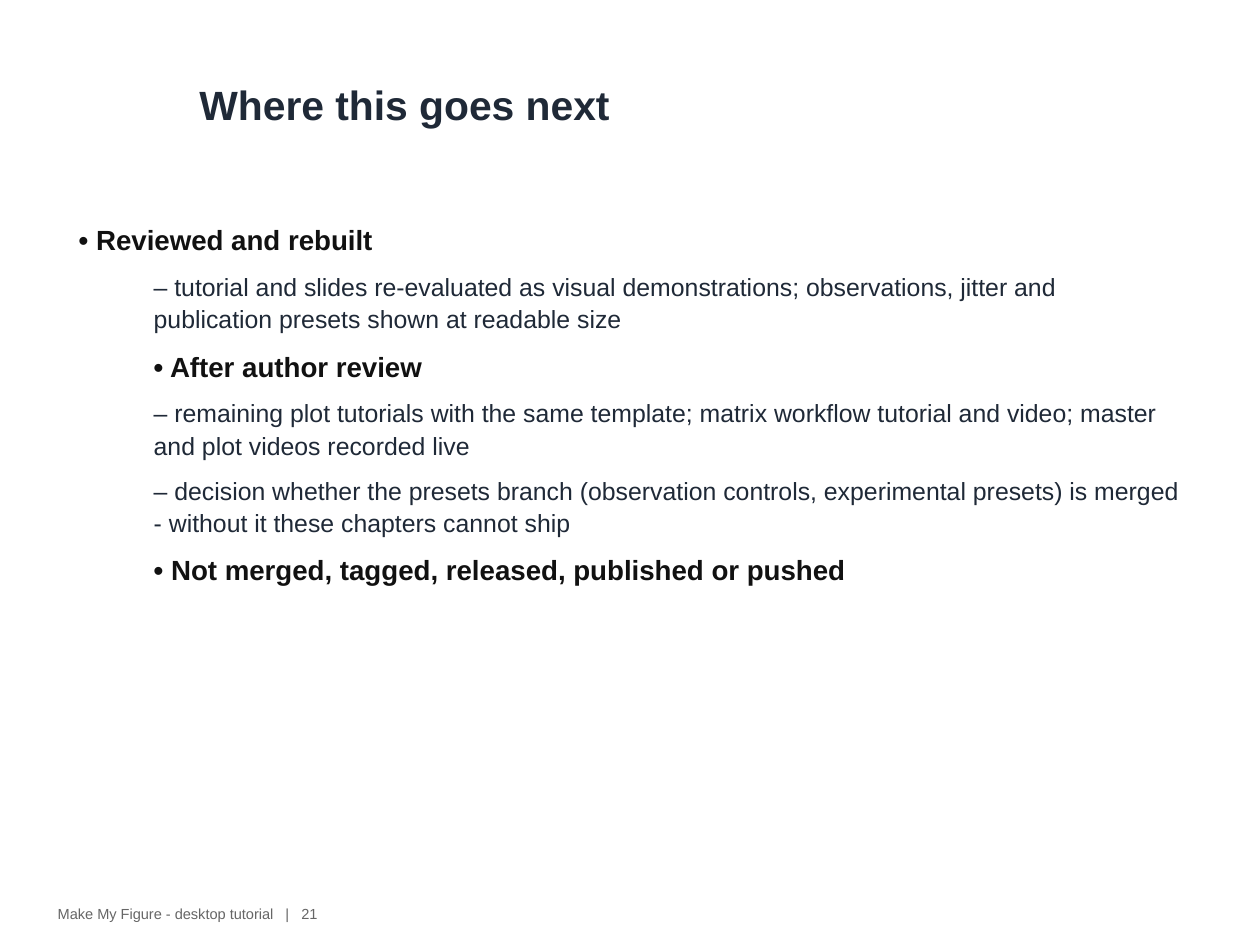
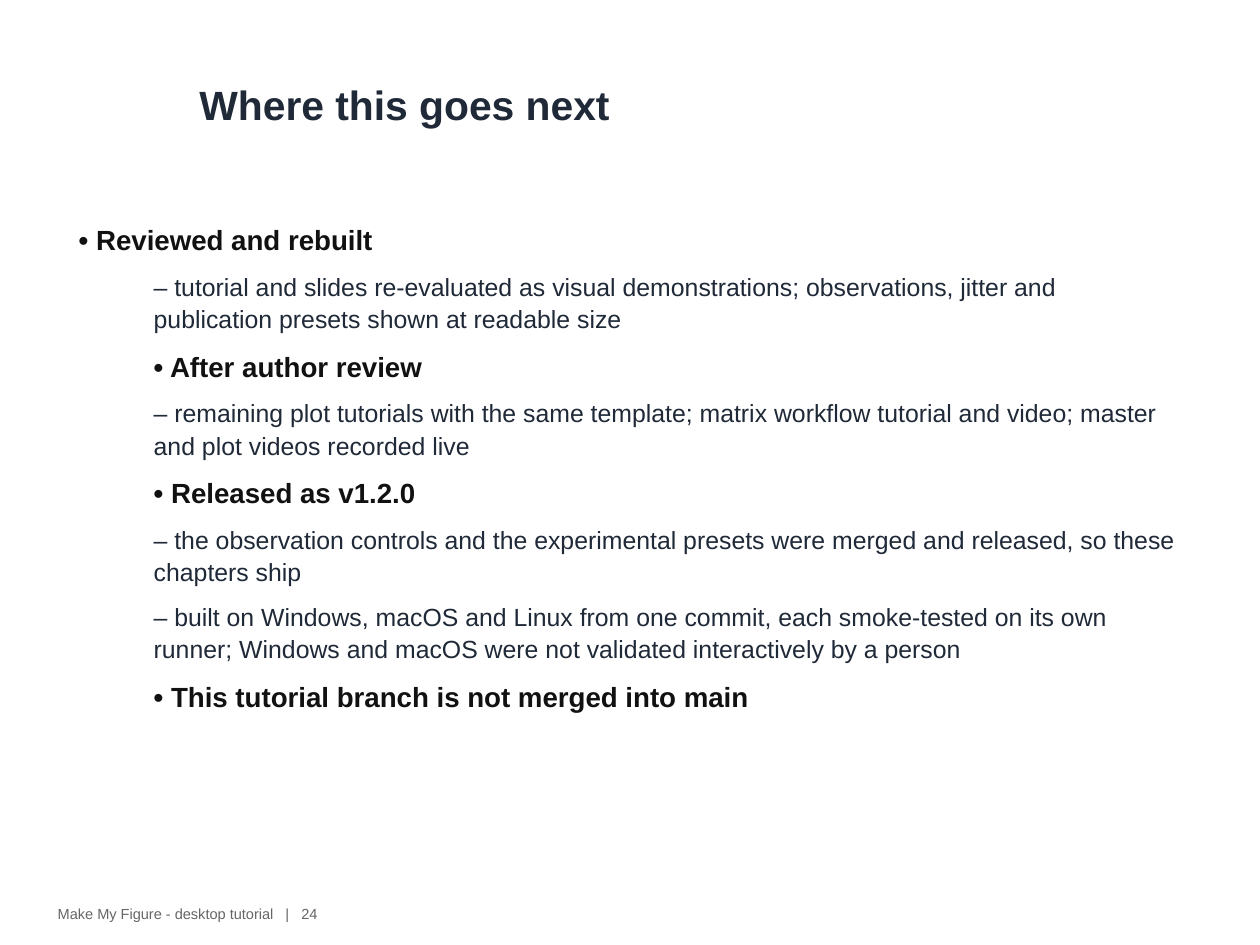
Before and after one commit to surPoudel/make-my-figure, a slide deck: slide 24 of tutorial/slides/MakeMyFigure_Tutorial_Seminar.pptx (slide 21 before the commit). Drawn at 1260x945 pixels with LibreOffice and Linux fonts; fonts in the diff are those of the drawing; background and template pictures are left out. Boxes give left, top, right and bottom in pixels: in the first picture for what was removed or moved away, otherwise in the second. Text is boxed around its words. In the diff, an @@ line names an element or a change of style, - is before the commit and + after.

```diff
--- a/tutorial/slides/MakeMyFigure_Tutorial_Seminar.pptx
+++ b/tutorial/slides/MakeMyFigure_Tutorial_Seminar.pptx
@@ text at <box>154,483,1175,712</box>: text changed @@
-  – decision whether the presets branch (observation controls, experimental presets) is merged - without it these chapters cannot ship
-• Not merged, tagged, released, published or pushed
+• Released as v1.2.0
+  – the observation controls and the experimental presets were merged and released, so these chapters ship
+  – built on Windows, macOS and Linux from one commit, each smoke-tested on its own runner; Windows and macOS were not validated interactively by a person
+• This tutorial branch is not merged into main
@@ text at <box>58,908,317,922</box>: text changed @@
-Make My Figure - desktop tutorial | 21
+Make My Figure - desktop tutorial | 24
```
Also in this commit, not shown: 6 other slides changed, 3 slides added, 5 other files.
